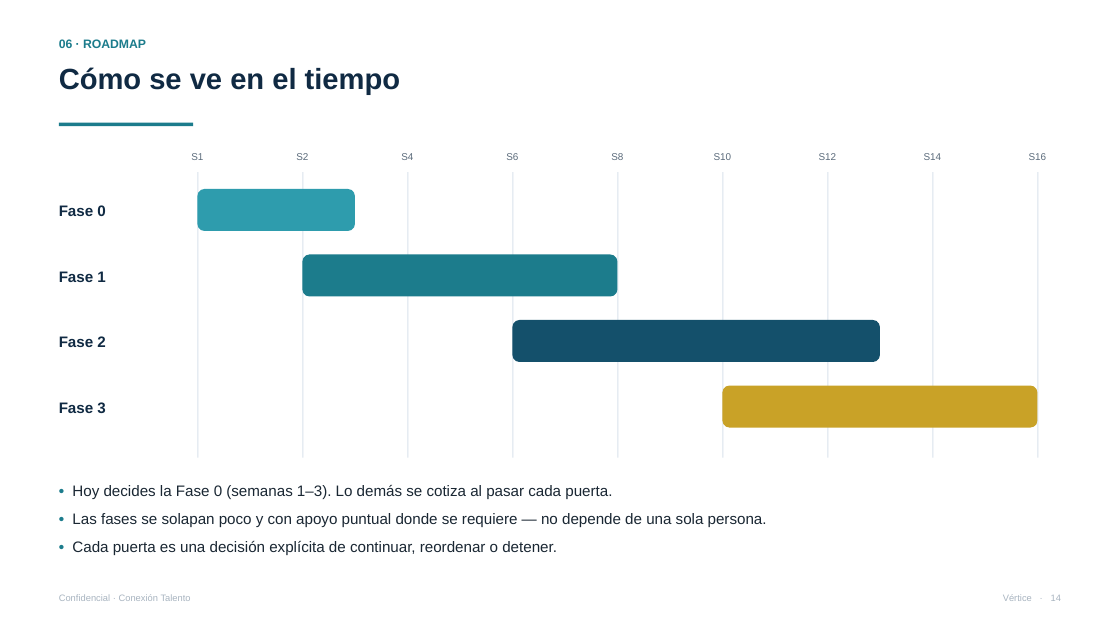
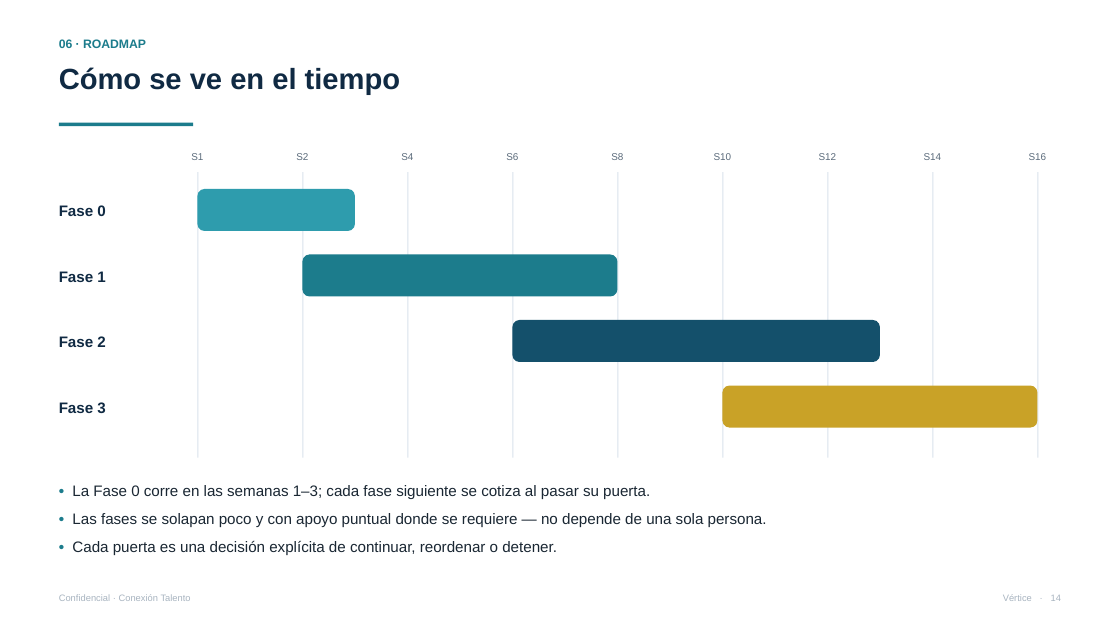
Before and after one commit to vverlaine/conexion-talento-ia, a slide deck: slide 14 of 04-propuesta/Presentacion-Conexion-Talento.pptx. Drawn at 1120x630 pixels with LibreOffice and Linux fonts; fonts in the diff are those of the drawing. Boxes give left, top, right and bottom in pixels: in the first picture for what was removed or moved away, otherwise in the second. Text is boxed around its words. In the diff, an @@ line names an element or a change of style, - is before the commit and + after.

```diff
--- a/04-propuesta/Presentacion-Conexion-Talento.pptx
+++ b/04-propuesta/Presentacion-Conexion-Talento.pptx
@@ text at [72,485,650,499]: text changed @@
-• Hoy decides la Fase 0 (semanas 1–3). Lo demás se cotiza al pasar cada puerta.
+• La Fase 0 corre en las semanas 1–3; cada fase siguiente se cotiza al pasar su puerta.
```
Also in this commit, not shown: 4 other slides changed, 4 other files.
